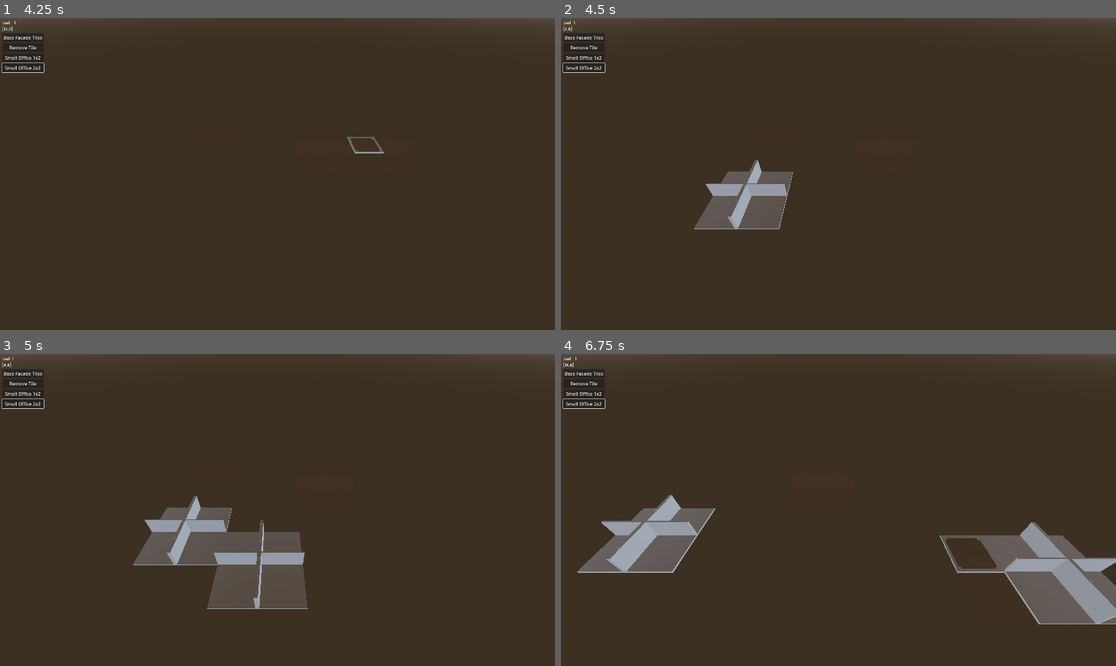
Above: before the commit, frames 1-4 (two rows, left to right).
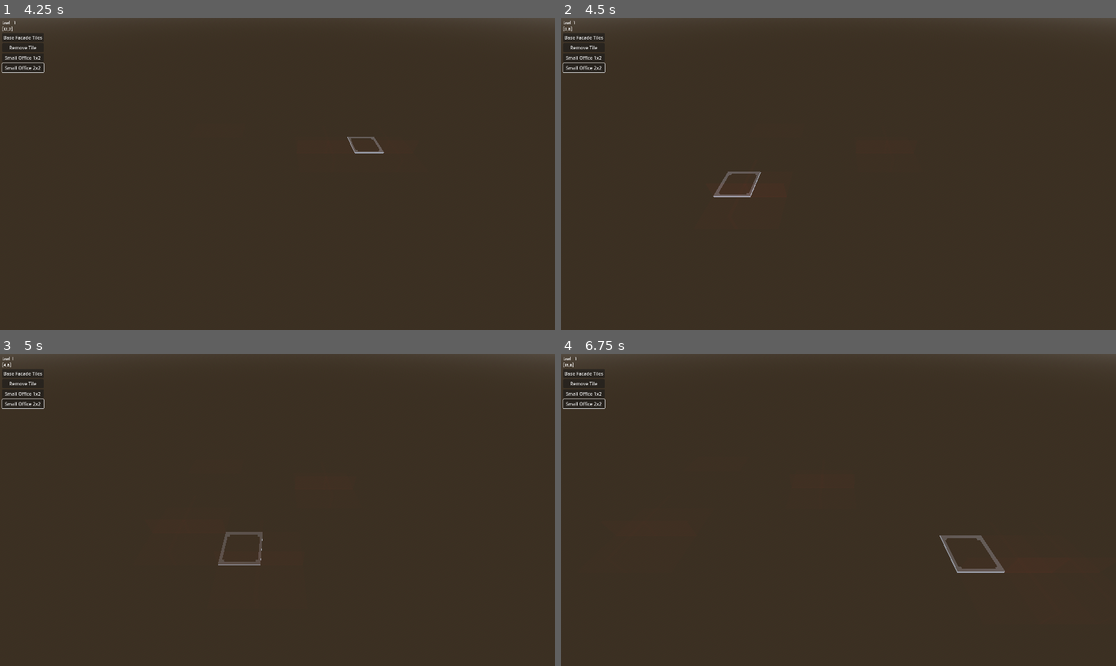
Above: after the commit, the same moments.

Repository: newnoiseworks/TowerStory
Game: Godot game, scene res://Scenes/building/building.tscn
Same seed, same stepped clock (60 frames per second), same inputs: the game is played once before the commit and once after it.
Inputs (mouse positions are in pixels of both pictures, inside the frame that each line leads up to):
- Up to frame 1 (4.25 s): click "Base Facade Tiles" at 0.5 s; click "Remove Tile" at 1.25 s; click "Small Office 1x2" at 2 s; click "Small Office 2x2" at 2.75 s; tap Enter at 3.5 s; move the mouse to (399, 158) at 3.52 s; press the mouse at (399, 158) at 3.53 s; hold D (move_right) from 3.53 s (still down)
- Up to frame 2 (4.5 s): release D (move_right) at 4.25 s; release the mouse at (960, 158) at 4.25 s; tap Space at 4.25 s; drag from (727, 189) to (810, 236) at 4.27 s
- Up to frame 3 (5 s): no input
- Up to frame 4 (6.75 s): move the mouse to (894, 441) at 5.02 s; press the mouse at (894, 441) at 5.03 s; hold D (move_right) 5.03-5.75 s; release the mouse at (894, 441) at 5.75 s; drag from (810, 572) to (672, 463) at 5.77 s; tap Enter at 6.5 s; move the mouse to (1005, 556) at 6.52 s; press the mouse at (1005, 556) at 6.53 s; hold A (move_left) from 6.53 s (still down); tap Mouse wheel up (zoom_in) at 6.6 s

Frame 1 is identical in both runs. In frame 2, 2.6% of the frame differs, in the area x 23-42%, y 45-68%; in frame 3, 6.4%; in frame 4, 8.3%, in the area x 2-100%, y 45-87%.

Commit message:
keeps item opaque if it can't be placed

Diff:
--- a/Scenes/floor/room_manager.gd
+++ b/Scenes/floor/room_manager.gd
@@ -17,10 +17,11 @@
 
 func place_hover_item():
 	if _hover_item != null:
-		_hover_item.set_opaque()
 		var origin = floor_container.global_transform.origin + _hover_item.global_transform.origin
 
 		if !_can_place_room_at(origin): return
+
+		_hover_item.set_opaque()
 
 		if !room_data.has(origin.x): room_data[origin.x] = {}
 
